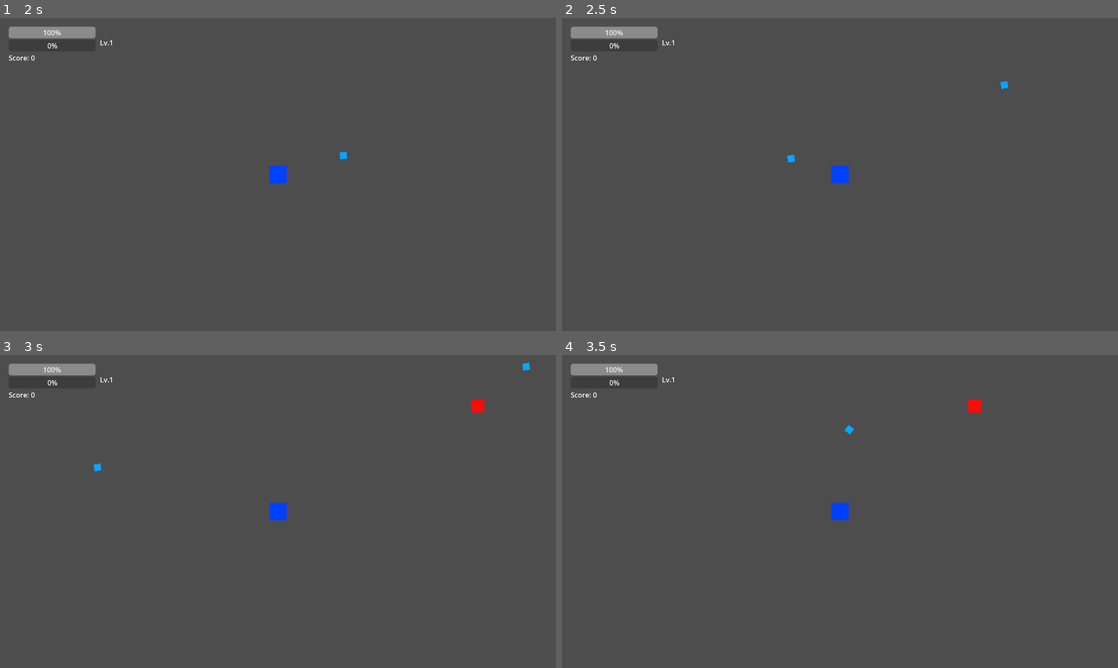
Above: before the commit, frames 1-4 (two rows, left to right).
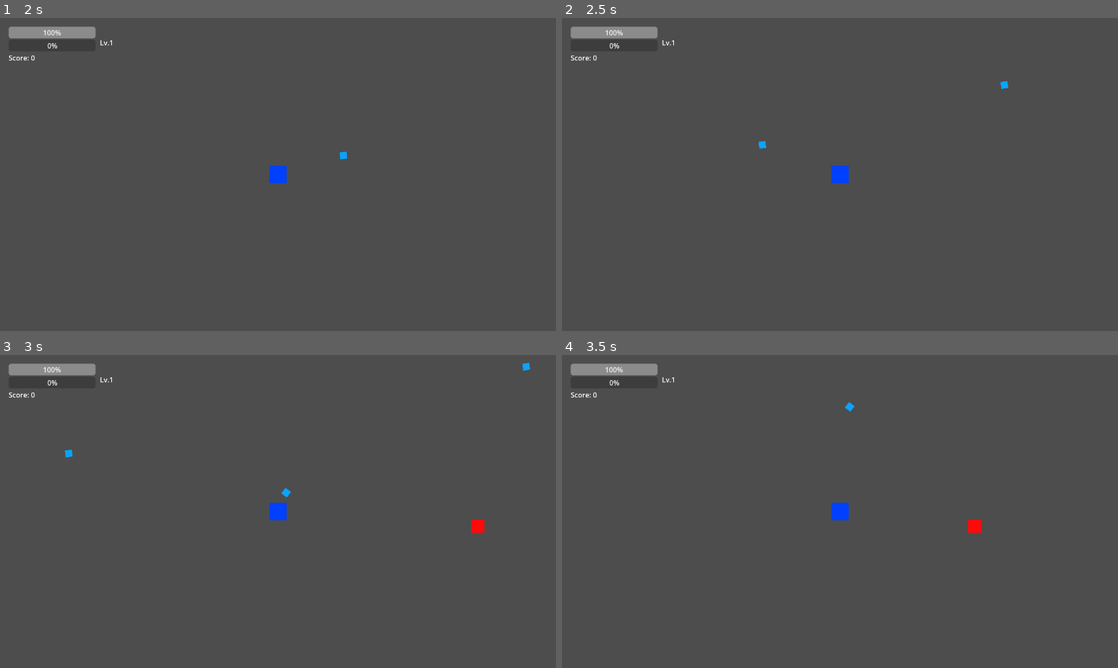
Above: after the commit, the same moments.

Repository: qaz8580111/OneiricDesigner
Game: Godot game, scene res://scenes/core/Main.tscn
Two runs of this game, one before a commit and one after it. Both use one fixed random seed, a clock stepped at 60 frames per second and the inputs below.
Inputs (mouse positions are in pixels of both pictures, inside the frame that each line leads up to):
- Up to frame 1 (2 s): click "开始游戏" at 0.5 s; tap Enter (game_confirm) at 1.25 s; move the mouse to (400, 158) at 1.27 s; hold D (game_move_right) from 1.28 s (still down); tap Space (game_shoot) at 1.35 s; click (400, 158) at 1.42 s
- Up to frame 2 (2.5 s): tap Enter (game_confirm) at 2, 2.1 s; move the mouse to (728, 190) at 2.02 s; release D (game_move_right) at 2.03 s; hold S (game_move_down) from 2.03 s (still down); click (728, 190) at 2.17 s; tap Space (game_shoot) at 2.3 s
- Up to frame 3 (3 s): move the mouse to (333, 442) at 2.77 s; release S (game_move_down) at 2.78 s; hold D (game_move_right) from 2.78 s (still down); tap E (game_interact) at 2.85 s; click (333, 442) at 2.92 s
- Up to frame 4 (3.5 s): keep holding D (game_move_right); tap Space (game_shoot) at 3.05 s

Frame 1 is identical in both runs. In frame 2, less than 0.1% of the frame differs, in the area x 35-42%, y 39-47%; in frame 3, 0.3%, in the area x 11-88%, y 14-57%; in frame 4, 0.3%.
Error before the commit: Invalid access to property or key 'pressed' on a base object of type 'InputEventMouseMotion'. (res://scripts/autoload/InputManager.gd:68)

Commit message:
鼠标射击+连续射击

Diff:
--- a/scripts/autoload/InputManager.gd
+++ b/scripts/autoload/InputManager.gd
@@ -38,6 +38,9 @@
 ## 缓存的动作按下状态（_input 中捕获，_physics_process 中消费后清除）
 var _just_pressed_actions: Dictionary = {}
 
+## 缓存的鼠标左键按住状态
+var _mouse_left_pressed: bool = false
+
 ## 上一次检测到的设备类型（用于触发信号）
 var _last_detected_device: String = "keyboard"
 
@@ -64,14 +67,24 @@
 	# 检测设备类型变化
 	_detect_device_from_event(event)
 
-	# 缓存游戏相关动作的按下事件
-	if event.pressed and not event.echo:
-		# 检测鼠标左键射击
-		if event is InputEventMouseButton and event.button_index == MOUSE_BUTTON_LEFT:
+	# 处理鼠标左键状态跟踪
+	if event is InputEventMouseButton and event.button_index == MOUSE_BUTTON_LEFT:
+		_mouse_left_pressed = event.pressed
+		if event.pressed:
 			if _is_action_allowed_in_context("game_shoot"):
 				_just_pressed_actions["game_shoot"] = true
-				return
-
+		return
+
+	# 缓存游戏相关动作的按下事件
+	# 注意：不是所有 InputEvent 都有 pressed 和 echo 属性
+	# InputEventMouseMotion、InputEventJoypadMotion 等事件没有这些属性，直接跳过
+	if not ('pressed' in event):
+		return
+
+	var is_pressed: bool = event.pressed
+	var is_echo: bool = 'echo' in event and event.echo
+
+	if is_pressed and not is_echo:
 		# 检查键盘/手柄游戏动作
 		var game_actions: Array[String] = [
 			"game_move_up", "game_move_down", "game_move_left", "game_move_right",
@@ -80,6 +93,9 @@
 			"ui_cancel", "ui_confirm"
 		]
 		for action in game_actions:
+			# 先检查动作是否存在于 InputMap 中，避免报错
+			if not InputMap.has_action(action):
+				continue
 			if event.is_action_pressed(action):
 				if _is_action_allowed_in_context(action):
 					_just_pressed_actions[action] = true
@@ -119,6 +135,19 @@
 		return false
 
 	if not _is_action_allowed_in_context(action):
+		return false
+
+	# 特殊处理 game_shoot：同时支持鼠标左键和键盘/手柄
+	if action == "game_shoot":
+		# 检查鼠标左键是否按住
+		if _mouse_left_pressed:
+			return true
+		# 检查键盘/手柄输入
+		if InputMap.has_action(action) and Input.is_action_pressed(action):
+			return true
+		return false
+
+	if not InputMap.has_action(action):
 		return false
 
 	return Input.is_action_pressed(action)
@@ -229,8 +258,14 @@
 
 ## 缓存移动输入向量
 func _cache_movement_input() -> void:
-	var input_x: float = Input.get_axis("game_move_left", "game_move_right")
-	var input_y: float = Input.get_axis("game_move_up", "game_move_down")
+	# 安全获取轴输入，确保动作存在
+	var input_x: float = 0.0
+	var input_y: float = 0.0
+
+	if InputMap.has_action("game_move_left") and InputMap.has_action("game_move_right"):
+		input_x = Input.get_axis("game_move_left", "game_move_right")
+	if InputMap.has_action("game_move_up") and InputMap.has_action("game_move_down"):
+		input_y = Input.get_axis("game_move_up", "game_move_down")
 
 	_cached_movement = Vector2(input_x, input_y)
 
--- a/scripts/entities/Player.gd
+++ b/scripts/entities/Player.gd
@@ -48,7 +48,8 @@
 func _handle_shoot(delta: float) -> void:
 	_shoot_timer -= delta
 
-	if _shoot_timer <= 0.0 and InputManager.is_action_just_pressed_safe("game_shoot"):
+	# 使用 is_action_pressed_safe 检测持续按住，配合冷却时间实现连续射击
+	if _shoot_timer <= 0.0 and InputManager.is_action_pressed_safe("game_shoot"):
 		_shoot()
 		_shoot_timer = shoot_cooldown
 
